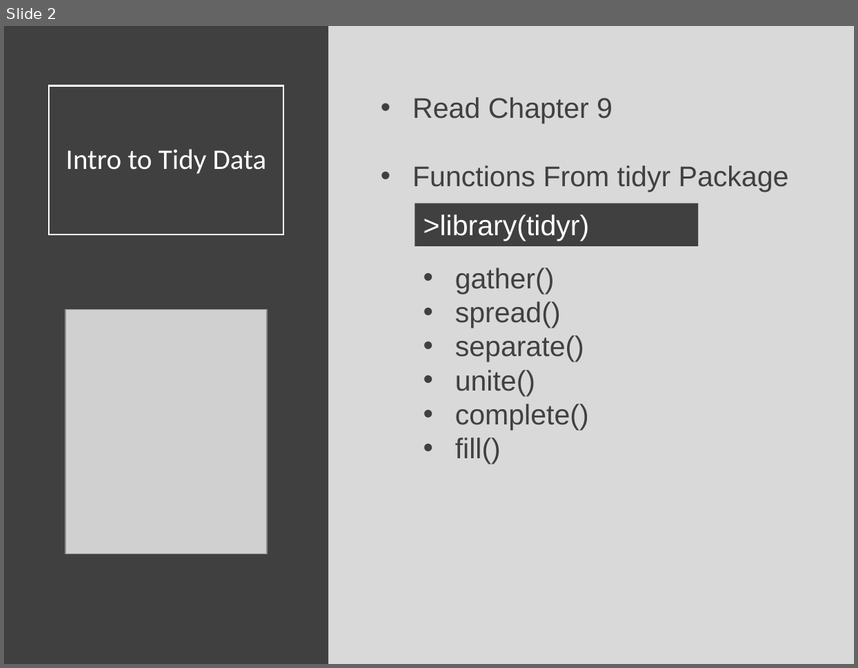
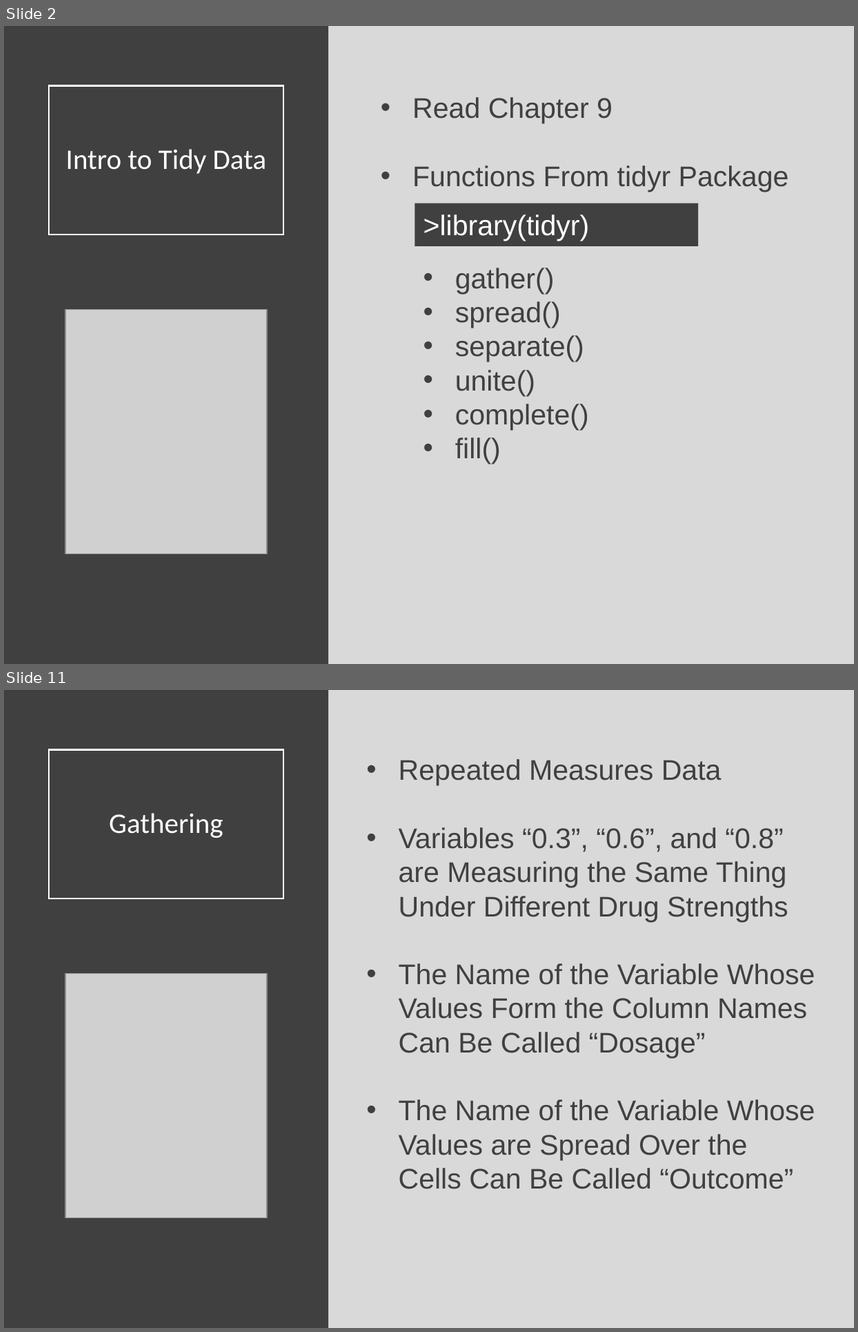
Before and after one commit to Yixf-Self/STOR320_WEBSITE, a slide deck: Lecture/Lecture 12/Lecture 12.pptx. Shown one above the other, each under a label of ours: slide 2 before the commit, slides 2 and 11 after it; the slides between them are not shown. The pictures are 858x668 and 858x1332 pixels, drawn with LibreOffice and Linux fonts; fonts in the diff are those of the drawing; grey boxes stand for pictures. Boxes give left, top, right and bottom in pixels: in the first picture for what was removed or moved away, otherwise in the second. Text is boxed around its words. In the diff, an @@ line names an element or a change of style, - is before the commit and + after.

```diff
--- a/Lecture/Lecture 12/Lecture 12.pptx
+++ b/Lecture/Lecture 12/Lecture 12.pptx
@@ slide 11 added at [4, 690, 854, 1328], background #D9D9D9 @@
@@ rectangle added at [4, 690, 329, 1328], fill #404040 @@
@@ title added at [49, 749, 283, 898], outline #FFFFFF 1.5 pt, 24 pt, text #FFFFFF @@
+Gathering
@@ text added at [399, 759, 815, 1189], 24 pt, text #404040 @@
+• Repeated Measures Data
+• Variables “0.3”, “0.6”, and “0.8” are Measuring the Same Thing Under Different Drug Strengths
+• The Name of the Variable Whose Values Form the Column Names Can Be Called “Dosage”
+• The Name of the Variable Whose Values are Spread Over the Cells Can Be Called “Outcome”
@@ picture added at [65, 973, 267, 1217] @@
```
Also in this commit, not shown: 26 other slides added, 1 slide removed, 8 other files.
